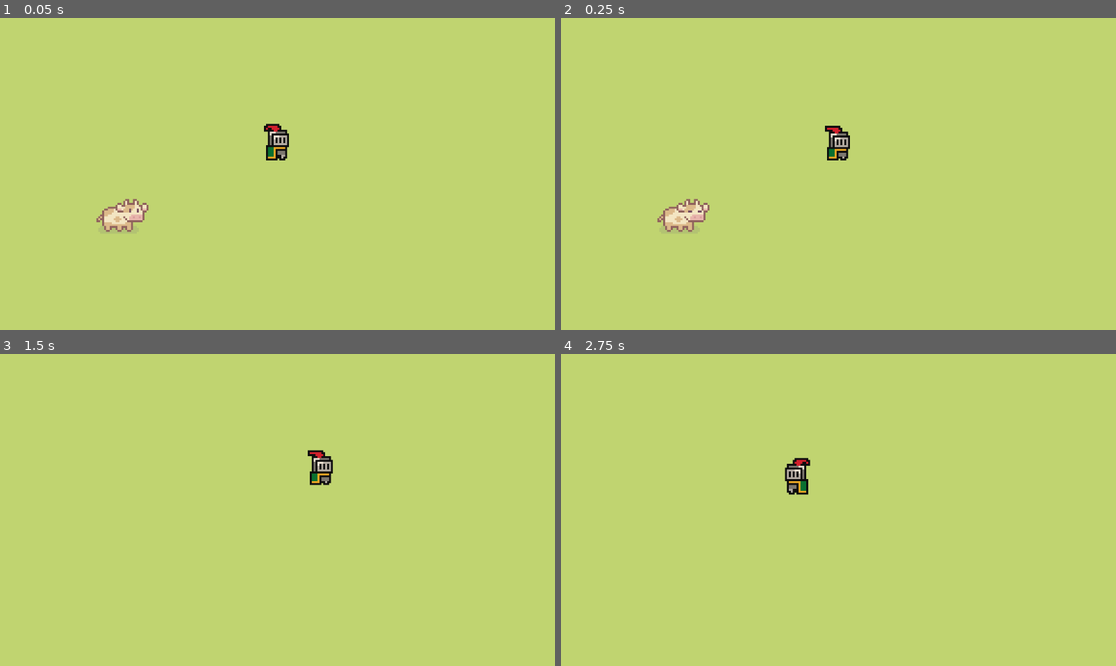
Above: before the commit, frames 1-4 (two rows, left to right).
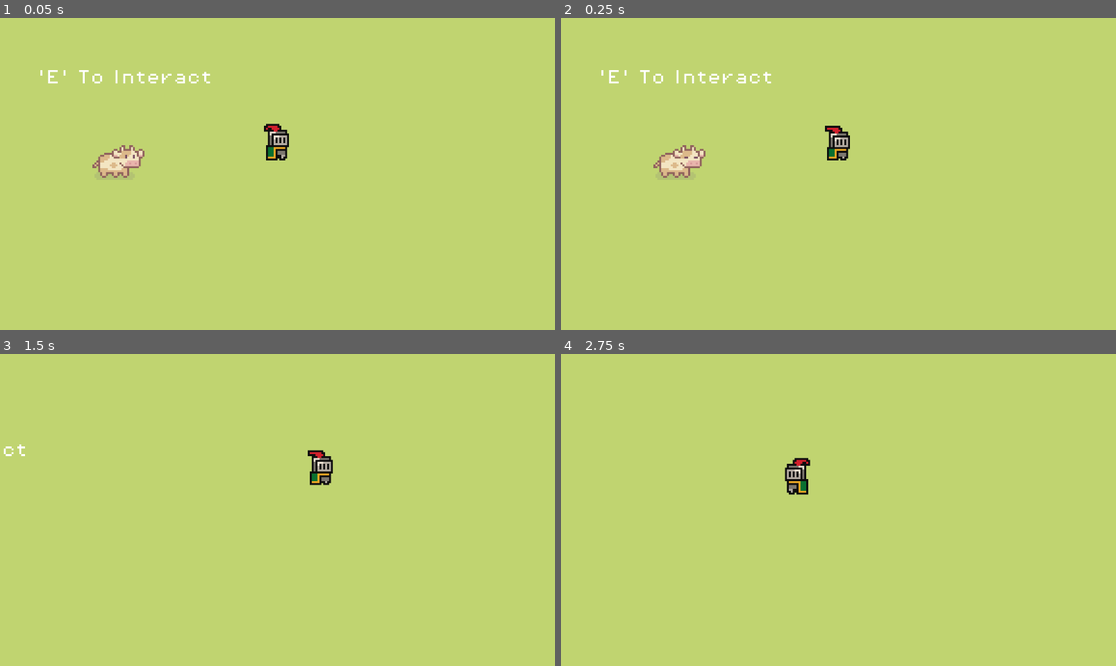
Above: after the commit, the same moments.

Repository: dopluh/meadow-mingle
Game: Godot game, scene res://scenes/game.tscn
Two runs of this game, one before a commit and one after it. Both use one fixed random seed, a clock stepped at 60 frames per second and the inputs below.
Inputs:
- Up to frame 1 (0.05 s): no input
- Up to frame 2 (0.25 s): no input
- Up to frame 3 (1.5 s): tap Enter at 0.5 s; hold E (interact) 0.53-1.28 s; hold Right (right) from 0.53 s (still down); tap Up (up) at 0.77, 0.8, 1.07, 1.35 s
- Up to frame 4 (2.75 s): tap Up (up) at 1.52, 1.82, 2.3 s; tap E (interact) at 1.55 s; release Right (right) at 2.03 s; hold Left (left) from 2.03 s (still down); hold E (interact) from 2.03 s (still down)

The runs differ from the first frame. In frame 1, 1.6% of the frame differs, in the area x 7-38%, y 16-69%; in frame 2, 1.6%; in frame 3, less than 0.1%; in frame 4, nothing differs.

Commit message:
can talk to cow

Diff:
--- a/project.godot
+++ b/project.godot
@@ -14,6 +14,10 @@
 run/main_scene="res://scenes/game.tscn"
 config/features=PackedStringArray("4.3", "Forward Plus")
 config/icon="res://icon.svg"
+
+[autoload]
+
+InteractionManager="*res://scenes/interaction_manager.tscn"
 
 [input]
 
@@ -46,3 +50,11 @@
 "events": [Object(InputEventKey,"resource_local_to_scene":false,"resource_name":"","device":-1,"window_id":0,"alt_press …(192 unchanged characters)…
 ]
 }
+
+[layer_names]
+
+2d_physics/layer_4="interaction"
+
+[rendering]
+
+textures/vram_compression/import_etc2_astc=true
--- a/scenes/cow.tscn
+++ b/scenes/cow.tscn
@@ -1,7 +1,10 @@
-[gd_scene load_steps=9 format=3 uid="uid://dunua6s3lylvp"]
+[gd_scene load_steps=14 format=3 uid="uid://dunua6s3lylvp"]
 
 [ext_resource type="Script" path="res://scripts/cow.gd" id="1_lxt1c"]
 [ext_resource type="Texture2D" uid="uid://dris0m4ui1iqn" path="res://assets/sprites/Characters/Free Cow Sprites.png" id="1_udcp3"]
+[ext_resource type="PackedScene" uid="uid://r6v1xil652mt" path="res://scenes/interaction_area.tscn" id="3_vp48t"]
+[ext_resource type="FontFile" uid="uid://bqt1douqwtg8y" path="res://assets/fonts/PixelOperator8.ttf" id="4_adbb4"]
+[ext_resource type="FontFile" uid="uid://bp0qoercvrfgg" path="res://assets/fonts/PixelOperator8-Bold.ttf" id="4_xu64v"]
 
 [sub_resource type="AtlasTexture" id="AtlasTexture_xkgwo"]
 atlas = ExtResource("1_udcp3")
@@ -60,13 +63,60 @@
 "speed": 5.0
 }]
 
-[node name="cow" type="Node2D"]
+[sub_resource type="CircleShape2D" id="CircleShape2D_kwsxk"]
+radius = 12.0416
+
+[sub_resource type="CircleShape2D" id="CircleShape2D_kq43m"]
+radius = 55.0091
+
+[node name="cow" type="Area2D"]
+collision_layer = 9
+collision_mask = 9
 script = ExtResource("1_lxt1c")
 
 [node name="AnimatedSprite2D" type="AnimatedSprite2D" parent="."]
 texture_filter = 1
-position = Vector2(0, -13)
+position = Vector2(0, -12)
 sprite_frames = SubResource("SpriteFrames_xtvfr")
 animation = &"idle"
 autoplay = "idle"
 frame_progress = 0.460398
+
+[node name="CollisionShape2D" type="CollisionShape2D" parent="."]
+position = Vector2(0, -6)
+shape = SubResource("CircleShape2D_kwsxk")
+
+[node name="InteractionArea" parent="." instance=ExtResource("3_vp48t")]
+
+[node name="CollisionShape2D" type="CollisionShape2D" parent="InteractionArea"]
+position = Vector2(0, -6)
+shape = SubResource("CircleShape2D_kq43m")
+
+[node name="moo" type="Label" parent="InteractionArea"]
+visible = false
+z_index = 30
+texture_filter = 1
+offset_left = -38.0
+offset_top = -30.0
+offset_right = 136.0
+offset_bottom = -7.0
+theme_override_fonts/font = ExtResource("4_xu64v")
+theme_override_font_sizes/font_size = 8
+text = "moo, bitch"
+horizontal_alignment = 1
+vertical_alignment = 1
+
+[node name="Label" type="Label" parent="InteractionArea"]
+texture_filter = 1
+offset_left = -49.0
+offset_top = -62.0
+offset_right = 56.0
+offset_bottom = -39.0
+theme_override_fonts/font = ExtResource("4_adbb4")
+theme_override_font_sizes/font_size = 8
+text = "'E' To Interact"
+horizontal_alignment = 1
+vertical_alignment = 1
+
+[connection signal="area_entered" from="." to="." method="_on_cow_area_entered"]
+[connection signal="body_entered" from="." to="." method="_on_body_entered"]
--- a/scenes/game.tscn
+++ b/scenes/game.tscn
@@ -90,7 +90,7 @@
 tile_set = SubResource("TileSet_qjv4b")
 
 [node name="cow" parent="." instance=ExtResource("1_rwoaw")]
-position = Vector2(-80, 36)
+position = Vector2(-82, 7)
 
 [node name="player" parent="." instance=ExtResource("3_tc26q")]
 position = Vector2(1, -1)
--- /dev/null
+++ b/scenes/interaction_area.tscn
@@ -0,0 +1,11 @@
+[gd_scene load_steps=2 format=3 uid="uid://r6v1xil652mt"]
+
+[ext_resource type="Script" path="res://scripts/interaction_area.gd" id="1_bn4pk"]
+
+[node name="InteractionArea" type="Area2D"]
+collision_layer = 8
+collision_mask = 8
+script = ExtResource("1_bn4pk")
+
+[connection signal="body_entered" from="." to="." method="_on_body_entered"]
+[connection signal="body_exited" from="." to="." method="_on_body_exited"]
--- /dev/null
+++ b/scenes/interaction_manager.tscn
@@ -0,0 +1,6 @@
+[gd_scene load_steps=2 format=3 uid="uid://cxd6qqayholip"]
+
+[ext_resource type="Script" path="res://scripts/interaction_manager.gd" id="1_kwclt"]
+
+[node name="InteractionManager" type="Node2D"]
+script = ExtResource("1_kwclt")
--- a/scenes/player.tscn
+++ b/scenes/player.tscn
@@ -42,7 +42,7 @@
 radius = 4.0
 
 [node name="player" type="CharacterBody2D" groups=["player"]]
-collision_layer = 2
+collision_layer = 9
 
 [node name="AnimatedSprite2D" type="AnimatedSprite2D" parent="."]
 texture_filter = 1
--- a/scripts/cow.gd
+++ b/scripts/cow.gd
@@ -1,4 +1,13 @@
-extends Node2D
+extends Area2D
 
-func _process(_delta):
-	pass
+@onready var interaction_area: InteractionArea = $InteractionArea
+@onready var moo: Label = $InteractionArea/moo
+
+func _on_body_entered(_body: Node2D) -> void:
+	pass # Replace with function body.
+
+func _ready() -> void:
+	interaction_area.interact = Callable(self, "talk")
+
+func talk() -> void:
+	moo.show() if moo.visible == false else moo.hide()
--- /dev/null
+++ b/scripts/interaction_area.gd
@@ -0,0 +1,13 @@
+extends Area2D
+class_name InteractionArea
+
+@export var action_name: String = "interact"
+
+var interact: Callable = func():
+	pass
+
+func _on_body_entered(_body: Node2D) -> void:
+	InteractionManager.register_area(self)
+
+func _on_body_exited(_body: Node2D) -> void:
+	InteractionManager.unregister_area(self)
--- /dev/null
+++ b/scripts/interaction_manager.gd
@@ -0,0 +1,23 @@
+extends Node2D
+
+@onready var player = get_tree().get_first_node_in_group("player")
+
+var active_areas = []
+
+var can_interact = true
+
+func register_area(area: InteractionArea):
+	active_areas.push_back(area)
+
+func unregister_area(area: InteractionArea):
+	var index: int = active_areas.find(area)
+	if index != -1:
+		active_areas.remove_at(index)
+
+
+func _input(event: InputEvent) -> void:
+	if event.is_action_pressed("interact") && can_interact:
+		if active_areas.size() > 0:
+			can_interact = false
+			await active_areas[0].interact.call()
+			can_interact = true
Not shown, added: export_presets.cfg
Not shown, added: exports/web/meadow_mingle.apple-touch-icon.png.import
Not shown, added: exports/web/meadow_mingle.icon.png.import
Not shown, added: exports/web/meadow_mingle.png.import
Not shown, changed: .DS_Store
Not shown, added: exports/.DS_Store
Not shown, added: exports/web/.DS_Store
Not shown, added: exports/web/index.html
Not shown, added: exports/web/meadow_mingle.apple-touch-icon.png
Not shown, added: exports/web/meadow_mingle.audio.worklet.js
Not shown, added: exports/web/meadow_mingle.icon.png
Not shown, added: exports/web/meadow_mingle.js
(and 3 more such lines)
